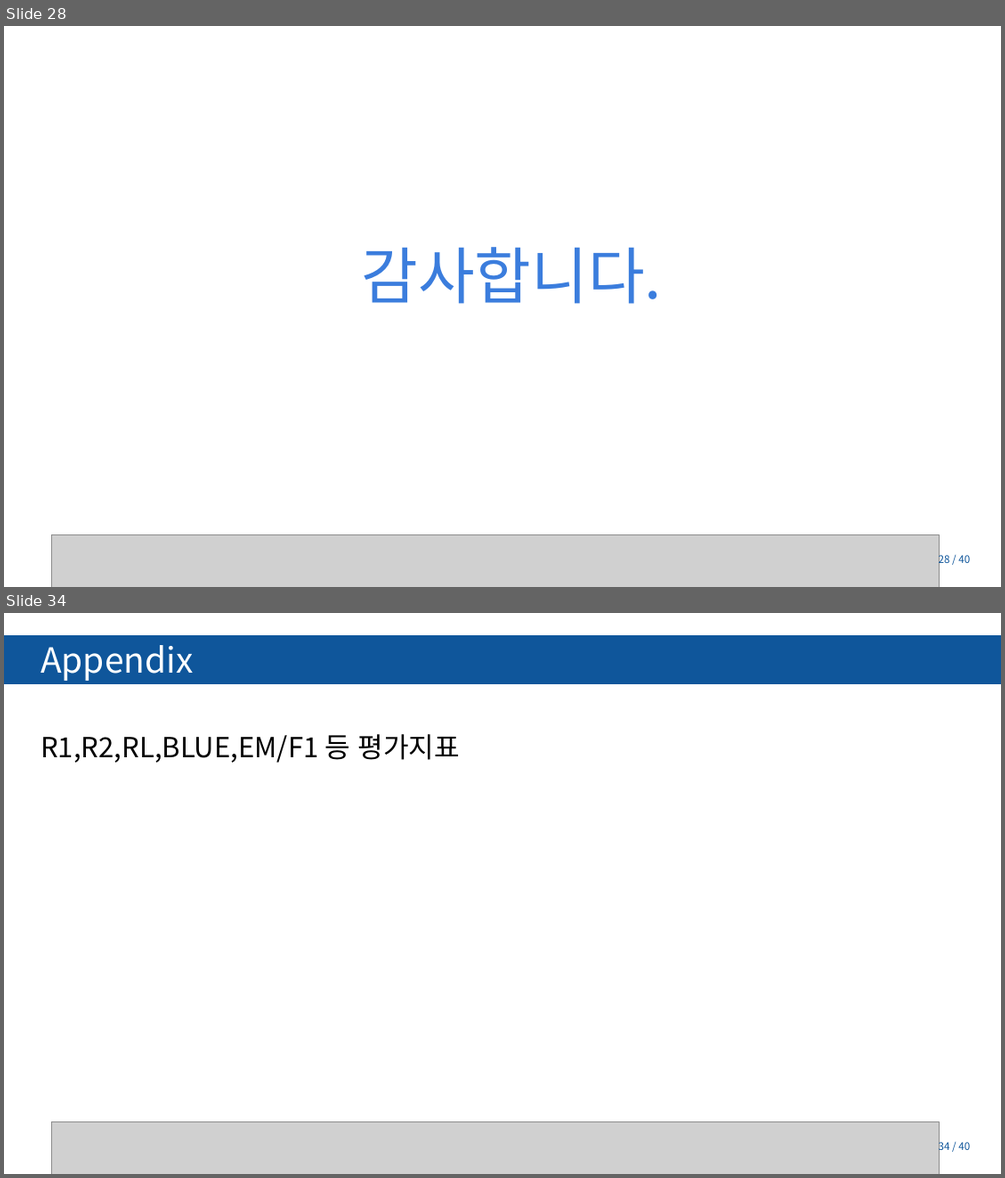
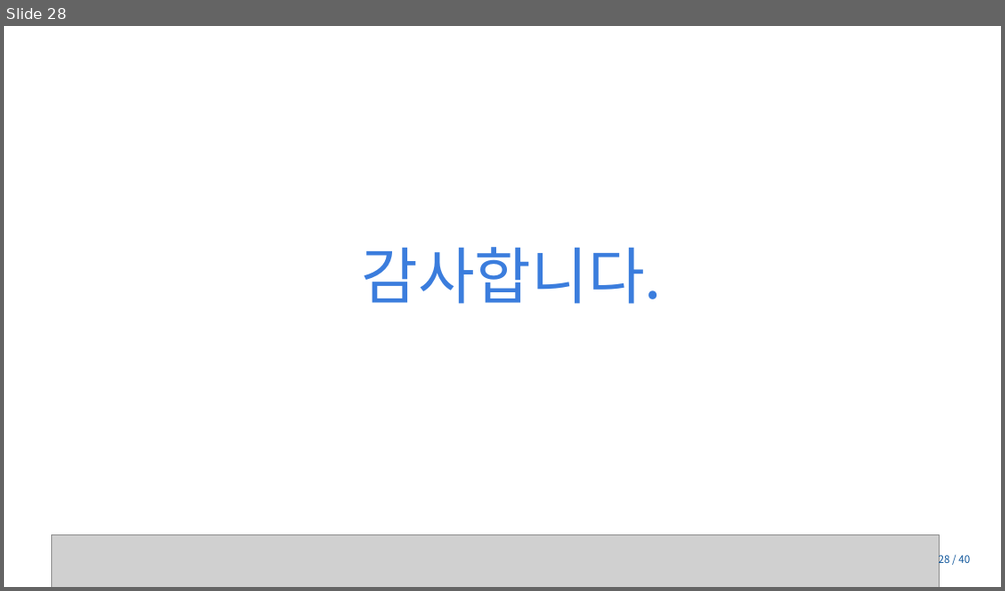
Before and after one commit to Tiabet/Paper-for-ML-DL, a slide deck: 세미나/BART_김정현.pptx. Shown one above the other, each under a label of ours: slides 28 and 34 before the commit, slide 28 after it; the slides between them are not shown. The pictures are 1005x1178 and 1005x591 pixels, drawn with LibreOffice and Linux fonts; fonts in the diff are those of the drawing; grey boxes stand for pictures; background and template pictures are left out. Boxes give left, top, right and bottom in pixels: in the first picture for what was removed or moved away, otherwise in the second. Text is boxed around its words. In the diff, an @@ line names an element or a change of style, - is before the commit and + after.

```diff
--- a/세미나/BART_김정현.pptx
+++ b/세미나/BART_김정현.pptx
@@ slide 34 removed at [4, 613, 1001, 1174], background #FFFFFF; not listed: 3 template elements that a slide beside it also shows @@
@@ rectangle removed at [4, 636, 1001, 683] @@
@@ text removed at [40, 645, 193, 681] @@
-Appendix
@@ text removed at [40, 734, 460, 763] @@
-R1,R2,RL,BLUE,EM/F1 등 평가지표
@@ picture removed at [51, 1121, 939, 1174] @@
@@ page number removed at [938, 1139, 970, 1153] @@
-34 / 40
```
Also in this commit, not shown: 14 slides changed, 1 slide added, 6 other files.
